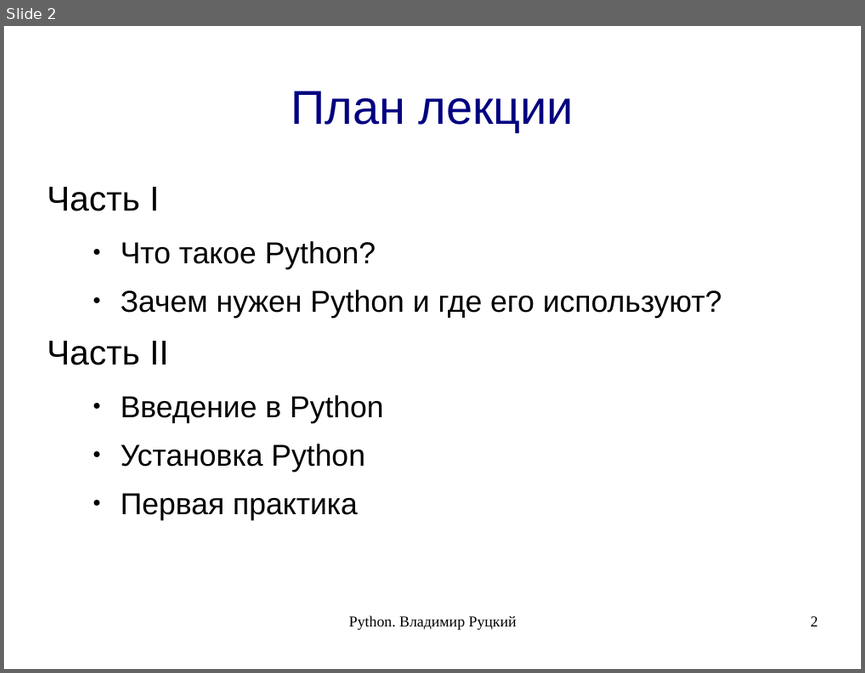
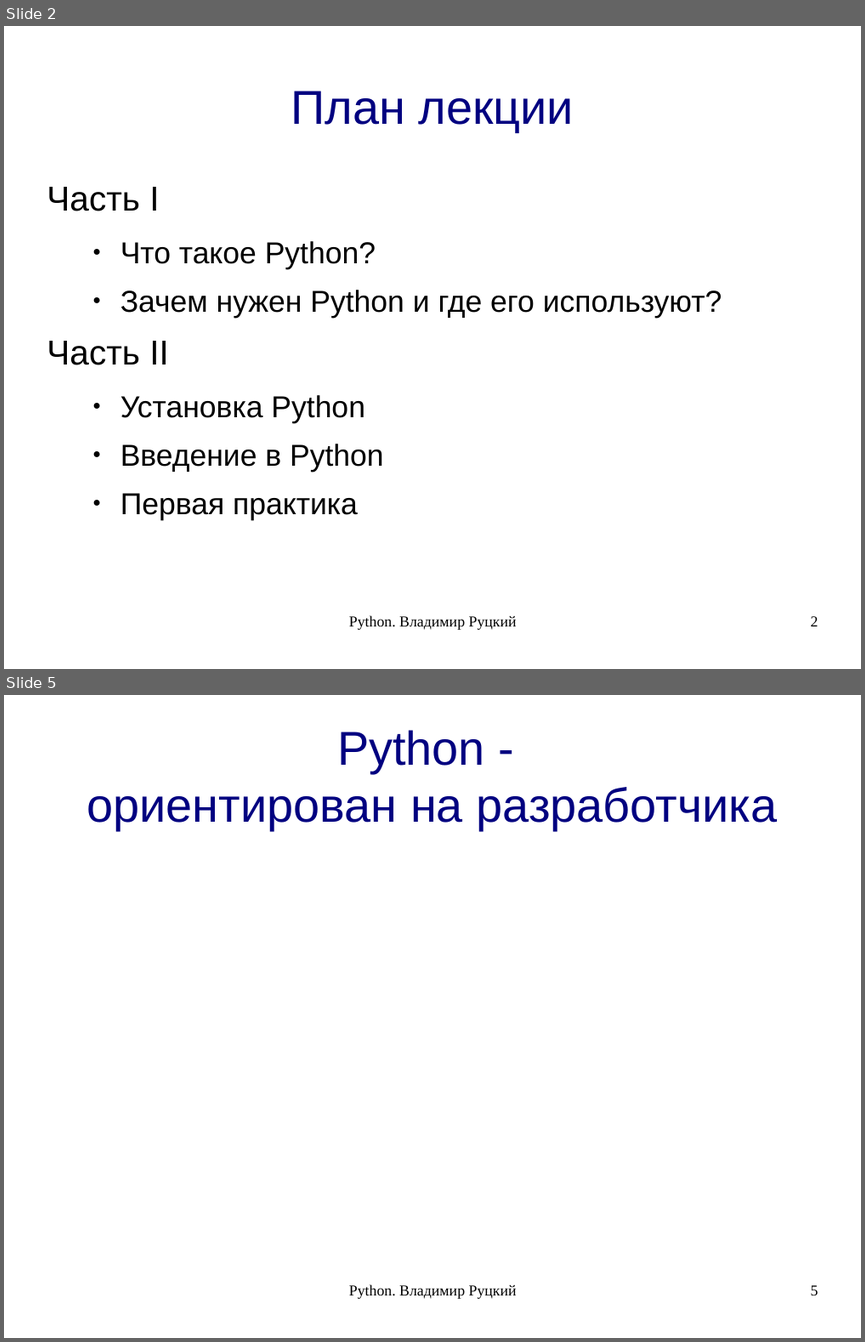
Before and after one commit to rutsky/python-course, a slide deck: 00_introduction.odp. Shown one above the other, each under a label of ours: slide 2 before the commit, slides 2 and 5 after it; the slides between them are not shown. The pictures are 865x673 and 865x1342 pixels, drawn with LibreOffice and Linux fonts; fonts in the diff are those of the drawing. Boxes give left, top, right and bottom in pixels: in the first picture for what was removed or moved away, otherwise in the second. Text is boxed around its words. In the diff, an @@ line names an element or a change of style, - is before the commit and + after.

```diff
--- a/00_introduction.odp
+++ b/00_introduction.odp
@@ slide 5 added at (x1=4, y1=695, x2=861, y2=1338), background #FFFFFF @@
@@ title added at (x1=87, y1=730, x2=778, y2=830), 44 pt, text #000080 @@
+Python -
+ориентирован на разработчика
@@ text added at (x1=349, y1=1284, x2=517, y2=1299), 14 pt, text #000000 @@
+Python. Владимир Руцкий
@@ page number added at (x1=811, y1=1285, x2=818, y2=1295), 14 pt, text #000000 @@
+5
@@ slide 2 changed as well @@
@@ text at (x1=120, y1=395, x2=365, y2=423): paragraph added @@
+  ● Установка Python
@@ text at (x1=120, y1=443, x2=365, y2=471): paragraph removed @@
-  ● Установка Python
```
Also in this commit, not shown: 2 other slides changed, 18 other slides added, 1 other file.
